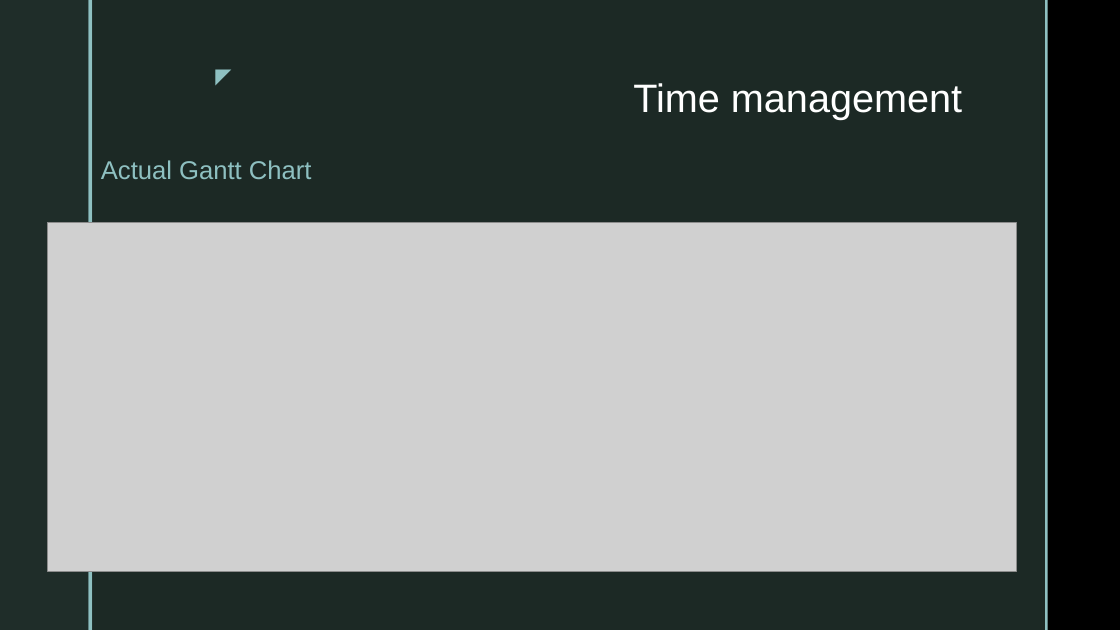
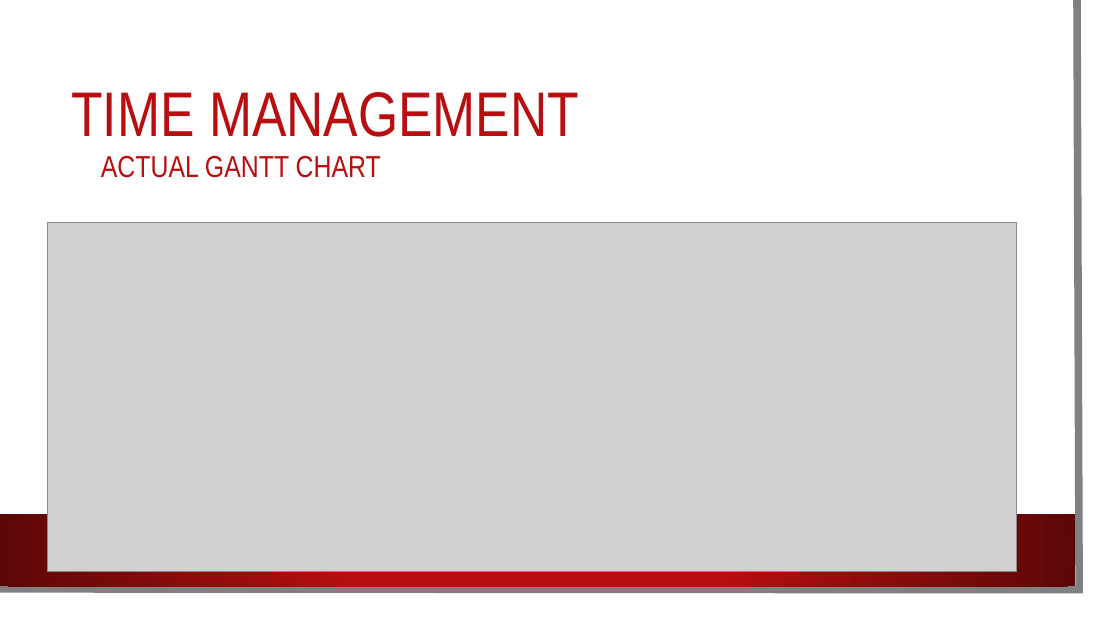
Before and after one commit to Shahzeb21/Dissertation, a slide deck: slide 11 of Research/Previous/EndOfTermPresentation.pptx. Drawn at 1120x630 pixels with LibreOffice and Linux fonts; fonts in the diff are those of the drawing; grey boxes stand for pictures; background and template pictures are left out. Boxes give left, top, right and bottom in pixels: in the first picture for what was removed or moved away, otherwise in the second. Text is boxed around its words. In the diff, an @@ line names an element or a change of style, - is before the commit and + after.

```diff
--- a/Research/Previous/EndOfTermPresentation.pptx
+++ b/Research/Previous/EndOfTermPresentation.pptx
@@ rectangle: place and size @@
-rectangle at bbox=[92, 0, 1045, 630]
+rectangle at bbox=[0, 0, 1101, 611]
@@ rectangle at bbox=[0, 0, 1101, 611]: fill #1F2D29 at 92% opacity to #FFFFFF; shadow on @@
@@ rectangle removed at bbox=[0, 0, 88, 630] @@
@@ freeform shape added at bbox=[0, 0, 1080, 590], outline #808080 6.5 pt @@
@@ rectangle removed at bbox=[88, 0, 92, 630] @@
@@ rectangle removed at bbox=[1045, 0, 1048, 630] @@
@@ text removed at bbox=[202, 59, 239, 92] @@
-◤
@@ title "TIME MANAGEMENT" at bbox=[71, 92, 579, 137]: vertical alignment top to middle @@
@@ title at bbox=[71, 92, 579, 137]: text changed; size 34 to 54 pt; font Arial to Arial Narrow; text colour #FFFFFF to #B80E0F @@
-Time management
+TIME MANAGEMENT
@@ text at bbox=[101, 156, 381, 178]: text changed; size 22 to 26 pt; font Arial to Arial Narrow; text colour #8EC0C1 to #B80E0F @@
-Actual Gantt Chart
+ACTUAL GANTT CHART
@@ rectangle added at bbox=[0, 514, 1075, 586], fill gradient #B80E0F to #5C0707 @@
```
Also in this commit, not shown: 10 other slides changed, 7 other files.
